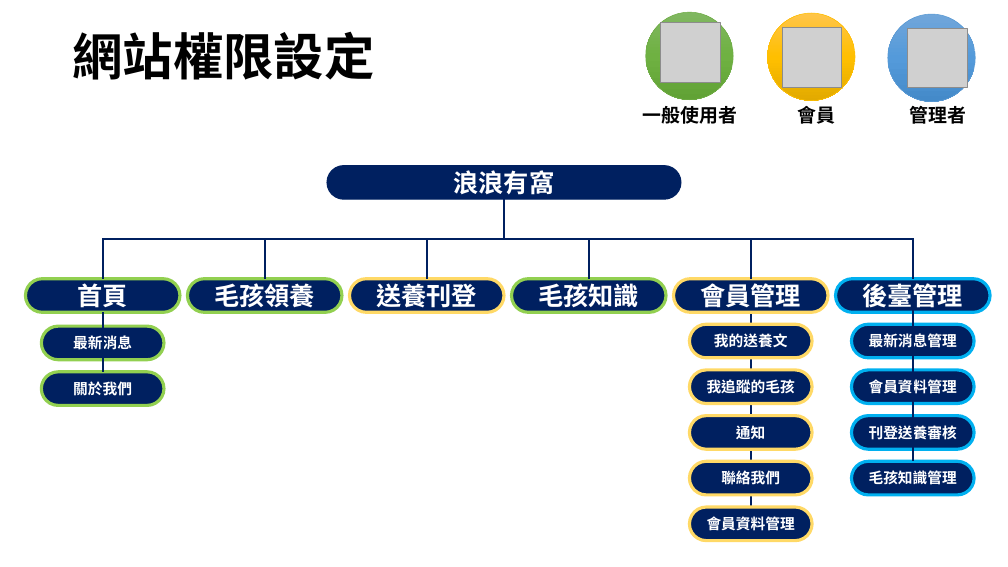
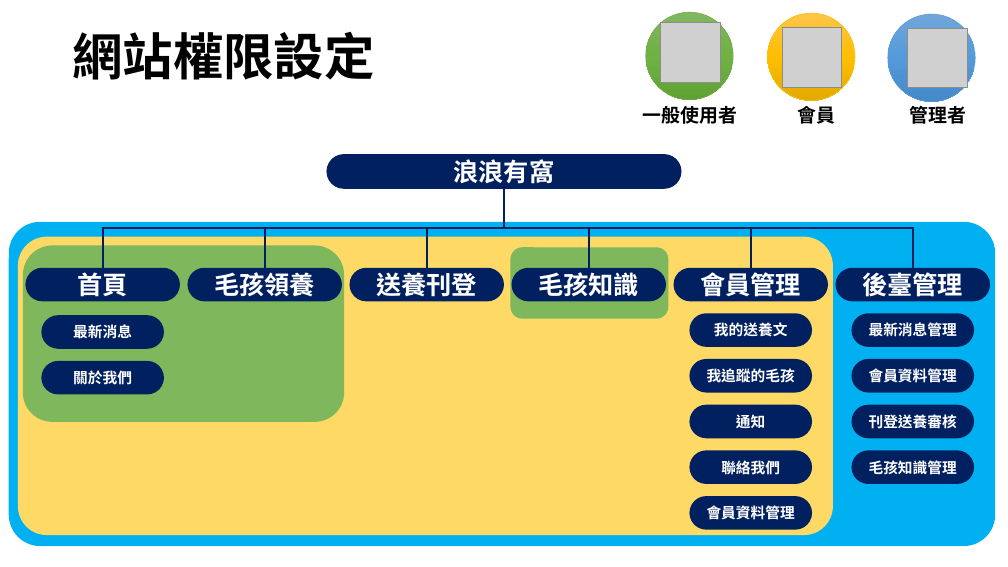
Before and after one commit to MFEE18-NO-8/MFEE18_NO8, a slide deck: slide 6 of ppt/第八組大專簡報.pptx (slide 5 before the commit). Drawn at 1008x567 pixels with LibreOffice and Linux fonts; fonts in the diff are those of the drawing; grey boxes stand for pictures; background and template pictures are left out. Boxes give left, top, right and bottom in pixels: in the first picture for what was removed or moved away, otherwise in the second. Text is boxed around its words. In the diff, an @@ line names an element or a change of style, - is before the commit and + after.

```diff
--- a/ppt/第八組大專簡報.pptx
+++ b/ppt/第八組大專簡報.pptx
@@ 18 rounded rectangles, 6 elbow lines: place and size @@
-18 rounded rectangles, 6 elbow lines at (26,166,990,541)
+18 rounded rectangles, 6 elbow lines at (26,155,990,529)
@@ rounded rectangle added at (9,222,996,546), fill #00B0F0 @@
@@ rounded rectangle added at (18,237,833,535), fill #FFD966 @@
@@ rounded rectangle added at (23,246,344,422), fill #7FB75D @@
@@ rounded rectangle added at (510,247,668,318), fill #7FB75D @@
@@ line removed from (103, 312) to (103, 372) @@
@@ line removed from (751, 305) to (751, 507) @@
@@ line removed from (913, 311) to (913, 461) @@
@@ outline #92D050 3 pt to none in 5 elements at (42,315,164,349), (26,268,180,301), (188,268,342,301), (512,268,666,301), (42,361,164,394) @@
@@ outline #FFD966 3 pt to none in 7 elements at (690,359,812,392), (690,451,812,484), (349,268,504,301), (674,268,828,301), (690,313,812,346), (690,496,812,529), (690,405,812,438) @@
@@ outline #00B0F0 3 pt to none in 5 elements at (851,359,974,392), (851,451,974,484), (836,268,990,301), (851,313,974,346), (851,405,974,438) @@
```
Also in this commit, not shown: 3 other slides changed, 1 slide added.
